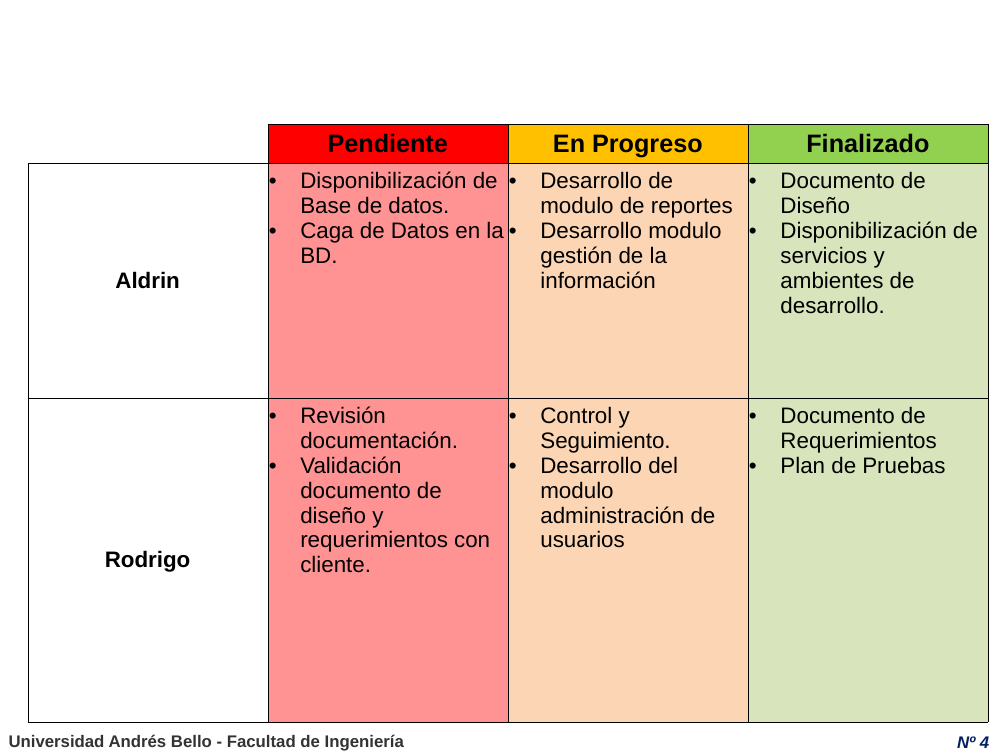
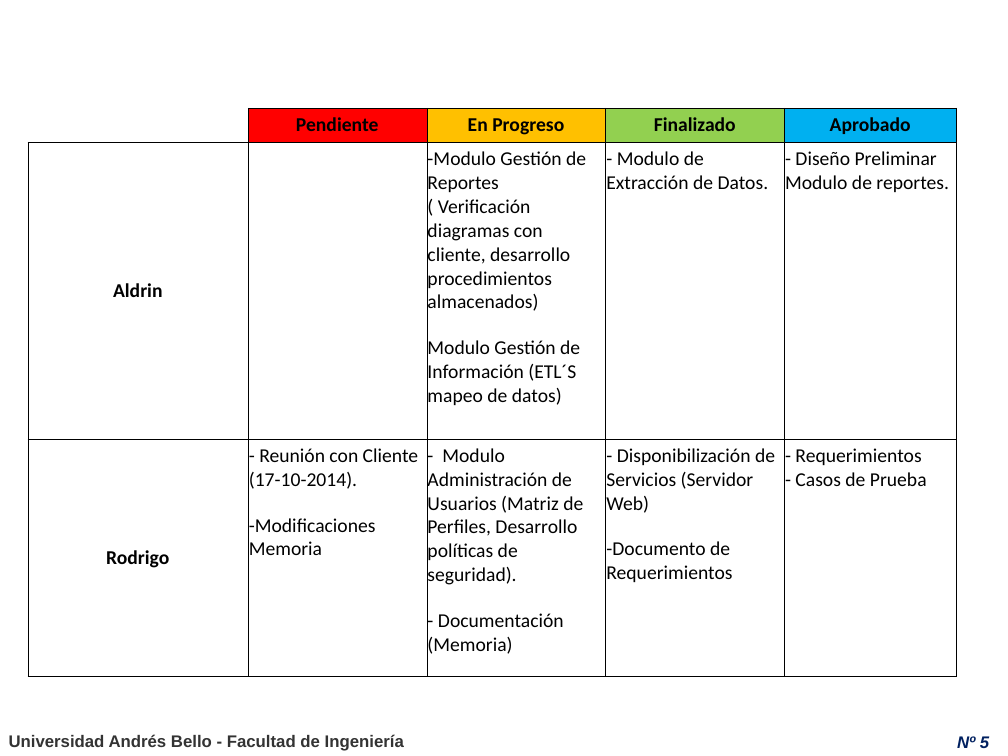
Before and after one commit to aintriago/PT02Tendencias, a slide deck: slide 5 of Presentaciones de Avances/PT02 - 2014 - Avance Semanal (16-10-14).ppt (slide 4 before the commit). Drawn at 1008x756 pixels with LibreOffice and Linux fonts; fonts in the diff are those of the drawing; background and template pictures are left out. Boxes give left, top, right and bottom in pixels: in the first picture for what was removed or moved away, otherwise in the second. Text is boxed around its words. In the diff, an @@ line names an element or a change of style, - is before the commit and + after.

```diff
--- a/Presentaciones de Avances/PT02 - 2014 - Avance Semanal (16-10-14).ppt
+++ b/Presentaciones de Avances/PT02 - 2014 - Avance Semanal (16-10-14).ppt
@@ table at [27, 108, 956, 671] @@
-column 2: Pendiente | Disponibilización de Base de datos. / Caga de Datos en la BD. | Revisión documentación. / Validación documento de diseño y requerimientos con cliente.
-column 3: En Progreso | Desarrollo de modulo de reportes / Desarrollo modulo gestión de la información | Control y Seguimiento. / Desarrollo del modulo administración de usuarios
-column 4: Finalizado | Documento de Diseño / Disponibilización de servicios y ambientes de desarrollo. | Documento de Requerimientos / Plan de Pruebas
+column 2: Pendiente |  | - Reunión con Cliente (17-10-2014). -Modificaciones Memoria
+column 3: En Progreso | -Modulo Gestión de Reportes ( Verificación diagramas con cliente, desarrollo procedimientos almacenados) Modulo Gestión de Información (ETL´S mapeo de datos) | - Modulo Administración de Usuarios (Matriz de Perfiles, Desarrollo políticas de seguridad). - Documentación (Memoria)
+column 4: Finalizado | - Modulo de Extracción de Datos. | - Disponibilización de Servicios (Servidor Web) -Documento de Requerimientos
+column 5: Aprobado | - Diseño Preliminar Modulo de reportes. | - Requerimientos - Casos de Prueba
@@ table: place and size @@
-table at [27, 124, 987, 722]
+table at [27, 108, 956, 671]
@@ page number at [957, 736, 989, 748]: text changed @@
-Nº 4
+Nº 5
```
Also in this commit, not shown: 3 other slides changed, 1 slide added.
